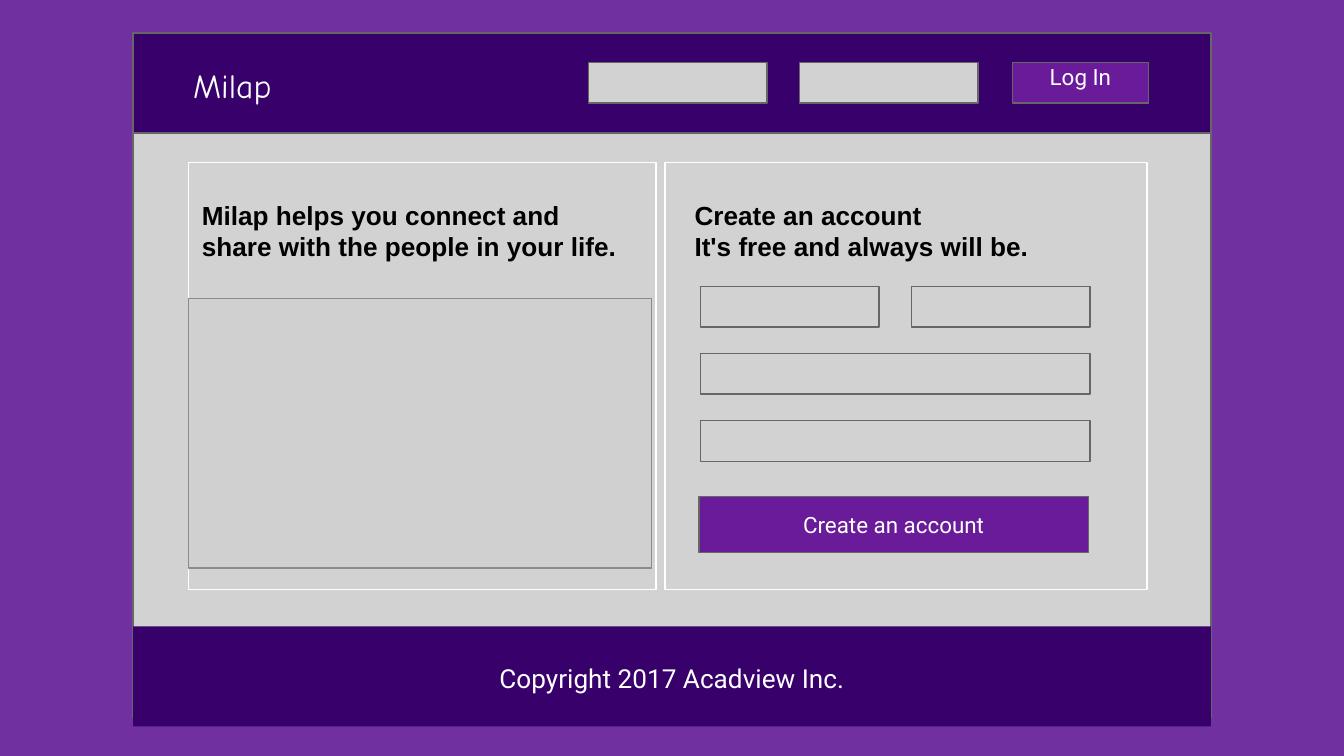
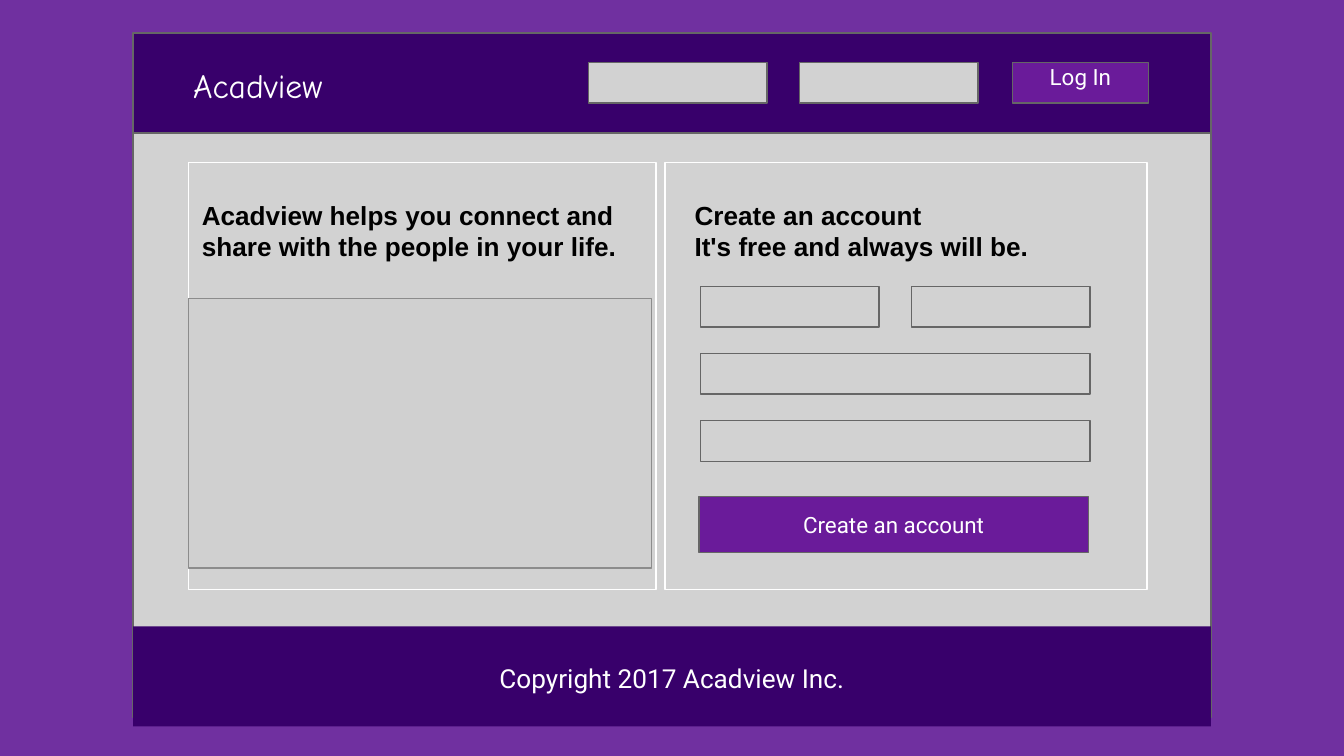
Before and after one commit to MukeshDubey1420/Front-End-Basics-Documents, a slide deck: slide 70 of Bootstrap.pptx (slide 64 before the commit). Drawn at 1344x756 pixels with LibreOffice and Linux fonts; fonts in the diff are those of the drawing; grey boxes stand for pictures. Boxes give left, top, right and bottom in pixels: in the first picture for what was removed or moved away, otherwise in the second. Text is boxed around its words. In the diff, an @@ line names an element or a change of style, - is before the commit and + after.

```diff
--- a/Bootstrap.pptx
+++ b/Bootstrap.pptx
@@ text at [193,75,322,99]: text changed @@
-Milap
+Acadview
@@ text at [202,206,616,262]: text changed @@
-Milap helps you connect and share with the people in your life.
+Acadview helps you connect and share with the people in your life.
```
Also in this commit, not shown: 7 other slides changed, 6 slides added.
